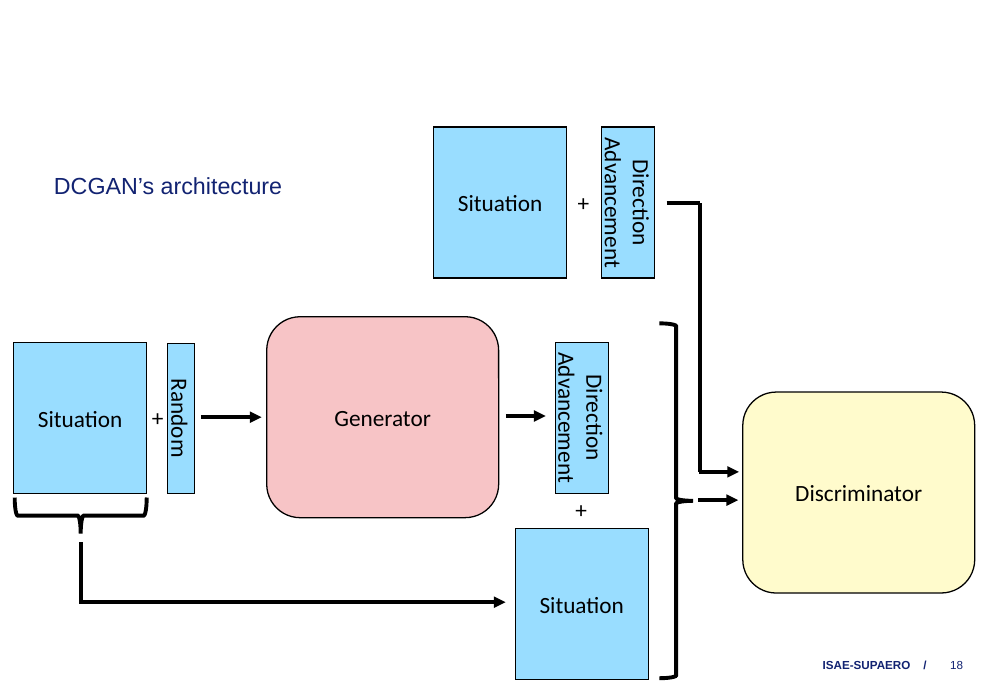
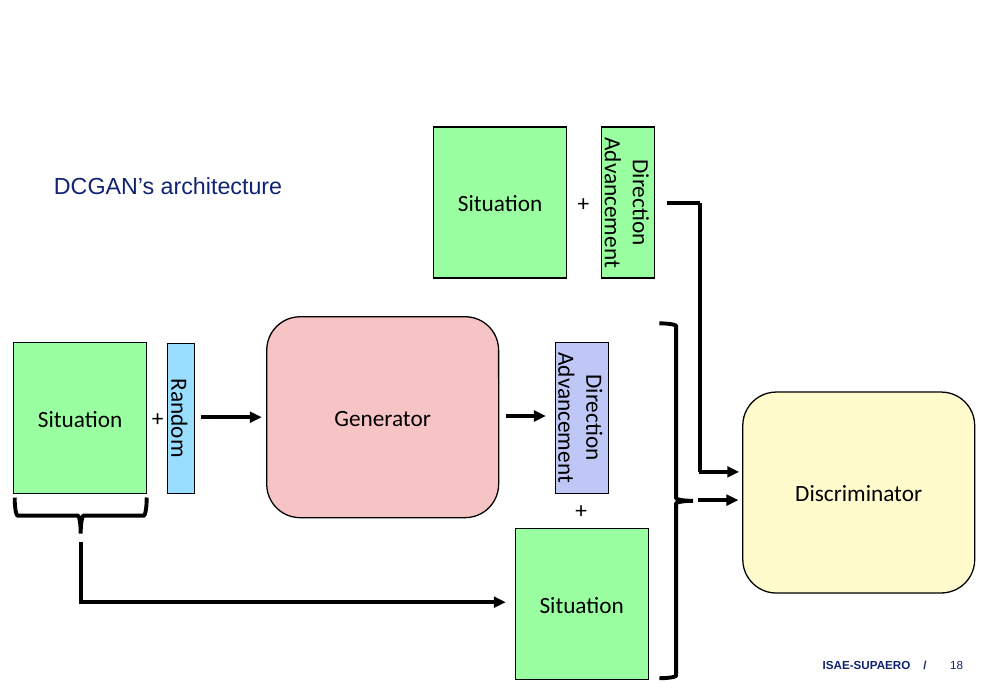
Before and after one commit to horizon-dcas14/project, a slide deck: slide 18 of English/DCAS-14 - Aloïs.pptx. Drawn at 1008x698 pixels with LibreOffice and Linux fonts; fonts in the diff are those of the drawing; background and template pictures are left out. Boxes give left, top, right and bottom in pixels: in the first picture for what was removed or moved away, otherwise in the second. Text is boxed around its words. In the diff, an @@ line names an element or a change of style, - is before the commit and + after.

```diff
--- a/English/DCAS-14 - Aloïs.pptx
+++ b/English/DCAS-14 - Aloïs.pptx
@@ fill #99DDFF to #99FFA0 in 4 elements at (x1=516, y1=529, x2=649, y2=679), (x1=14, y1=343, x2=147, y2=493), (x1=434, y1=128, x2=567, y2=278), (x1=602, y1=127, x2=655, y2=278) @@
@@ rectangle "Direction" at (x1=555, y1=342, x2=608, y2=493): fill #99DDFF to #BEC7F5 @@
```
Also in this commit, not shown: 3 other slides changed, 2 slides added, 2 slides removed, 3 other files.
